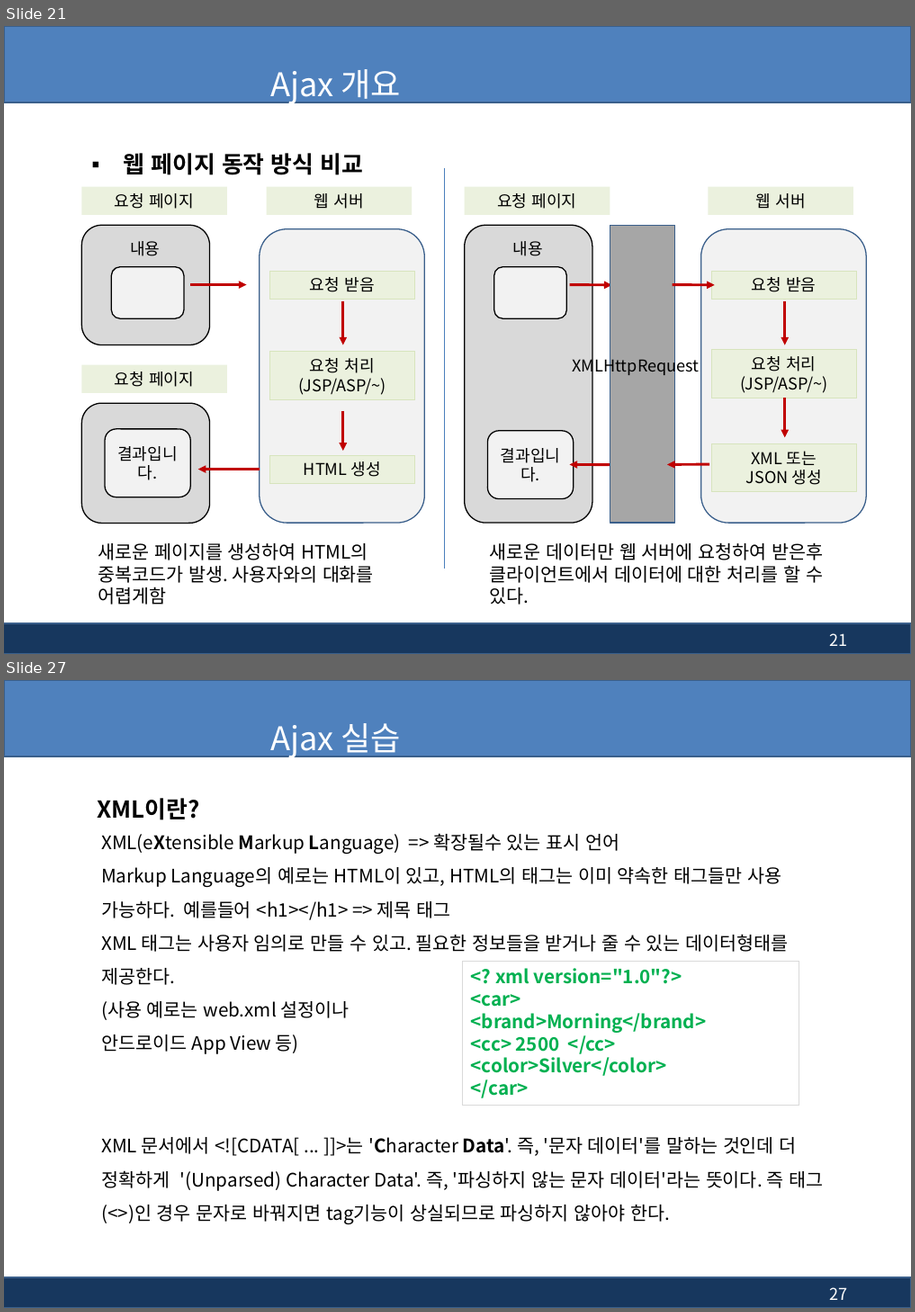
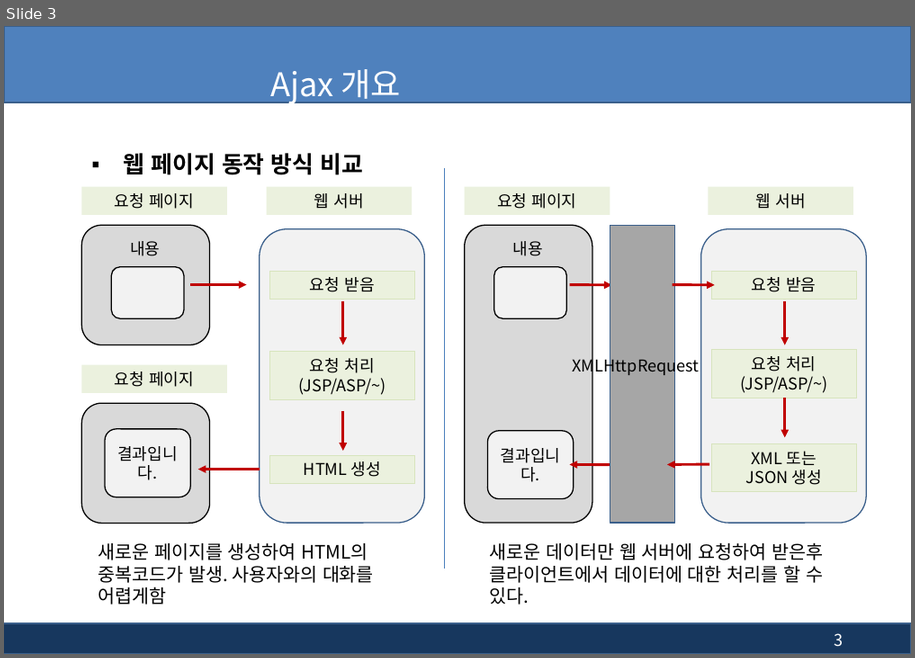
Before and after one commit to kiyongee2/green_project_web, a slide deck: jsp_ppt/13장. jsp - 부트스트랩(Bootstrap), Ajax.pptx. Shown one above the other, each under a label of ours: slides 21 and 27 before the commit, slide 3 after it; the slides between them are not shown. The pictures are 915x1312 and 915x658 pixels, drawn with LibreOffice and Linux fonts; fonts in the diff are those of the drawing; background and template pictures are left out. Boxes give left, top, right and bottom in pixels: in the first picture for what was removed or moved away, otherwise in the second. Text is boxed around its words. In the diff, an @@ line names an element or a change of style, - is before the commit and + after.

Commit message:
ajax

```diff
--- a/jsp_ppt/13장. jsp - 부트스트랩(Bootstrap), Ajax.pptx
+++ b/jsp_ppt/13장. jsp - 부트스트랩(Bootstrap), Ajax.pptx
@@ slide 27 removed at box(4, 680, 911, 1308), background #FFFFFF; not listed: 2 template elements that a slide beside it also shows @@
@@ title removed at box(270, 723, 402, 758) @@
-Ajax 실습
@@ text removed at box(97, 798, 199, 820) @@
-XML이란?
@@ text removed at box(101, 833, 789, 1054) @@
-XML(eXtensible Markup Language) => 확장될수 있는 표시 언어
-Markup Language의 예로는 HTML이 있고, HTML의 태그는 이미 약속한 태그들만 사용 가능하다. 예를들어 <h1></h1> => 제목 태그
-XML 태그는 사용자 임의로 만들 수 있고. 필요한 정보들을 받거나 줄 수 있는 데이터형태를 제공한다.
-(사용 예로는 web.xml 설정이나
-안드로이드 App View 등)
@@ rectangle removed at box(463, 962, 800, 1106) @@
-<? xml version="1.0"?>
-<car>
-<brand>Morning</brand>
-<cc> 2500 </cc>
-<color>Silver</color>
-</car>
@@ text removed at box(101, 1137, 823, 1224) @@
-XML 문서에서 <![CDATA[ ... ]]>는 'Character Data'. 즉, '문자 데이터'를 말하는 것인데 더 정확하게 '(Unparsed) Character Data'. 즉, '파싱하지 않는 문자 데이터'라는 뜻이다. 즉 태그(<>)인 경우 문자로 바꿔지면 tag기능이 상실되므로 파싱하지 않아야 한다.
@@ page number removed at box(830, 1288, 848, 1300) @@
-27
@@ what was slide 21 is now slide 3 @@
@@ page number at box(835, 634, 844, 647): text changed @@
-21
+3
```
Also in this commit, not shown: 6 slides changed, 3 slides added, 8 other slides removed, 1 other file.
